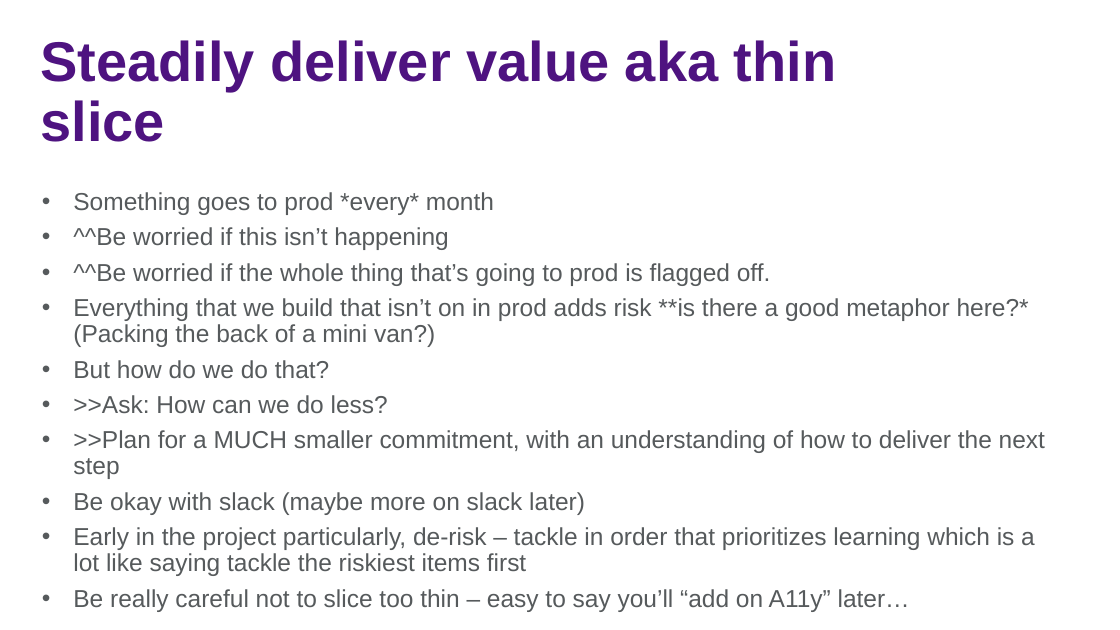
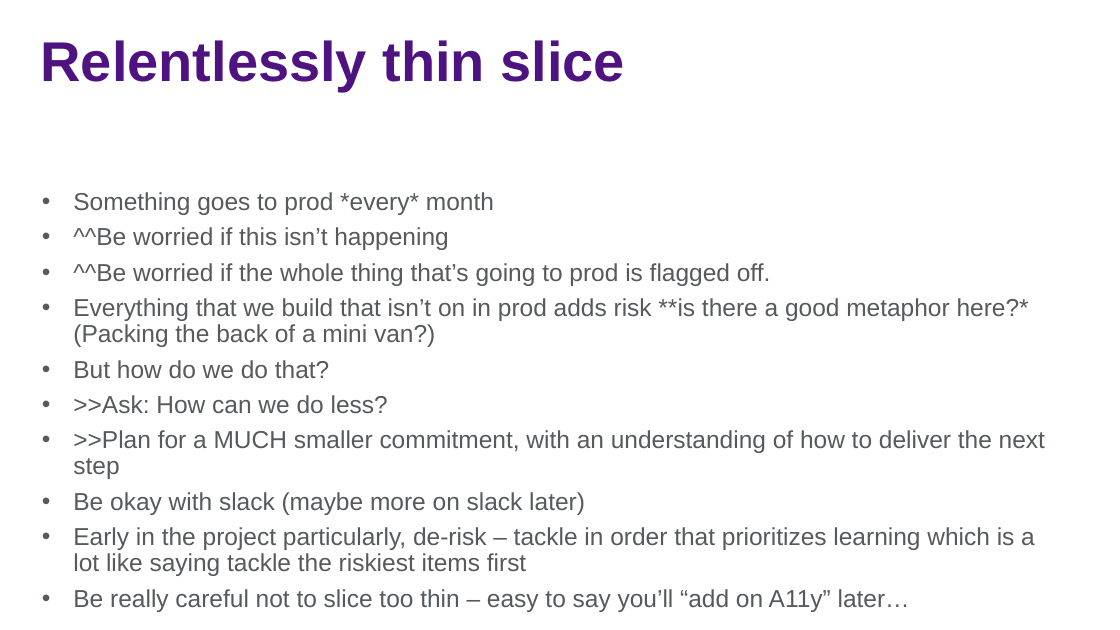
Before and after one commit to jasonjwood/presentations, a slide deck: slide 15 of InFusion2016 - Getting It Done - Jason Wood.pptx (slide 13 before the commit). Drawn at 1120x630 pixels with LibreOffice and Linux fonts; fonts in the diff are those of the drawing; background and template pictures are left out. Boxes give left, top, right and bottom in pixels: in the first picture for what was removed or moved away, otherwise in the second. Text is boxed around its words. In the diff, an @@ line names an element or a change of style, - is before the commit and + after.

```diff
--- a/InFusion2016 - Getting It Done - Jason Wood.pptx
+++ b/InFusion2016 - Getting It Done - Jason Wood.pptx
@@ title at (x1=41, y1=40, x2=625, y2=91): text changed @@
-Steadily deliver value aka thin slice
+Relentlessly thin slice
```
Also in this commit, not shown: 14 other slides changed, 4 slides added, 3 slides removed, 1 other file.
